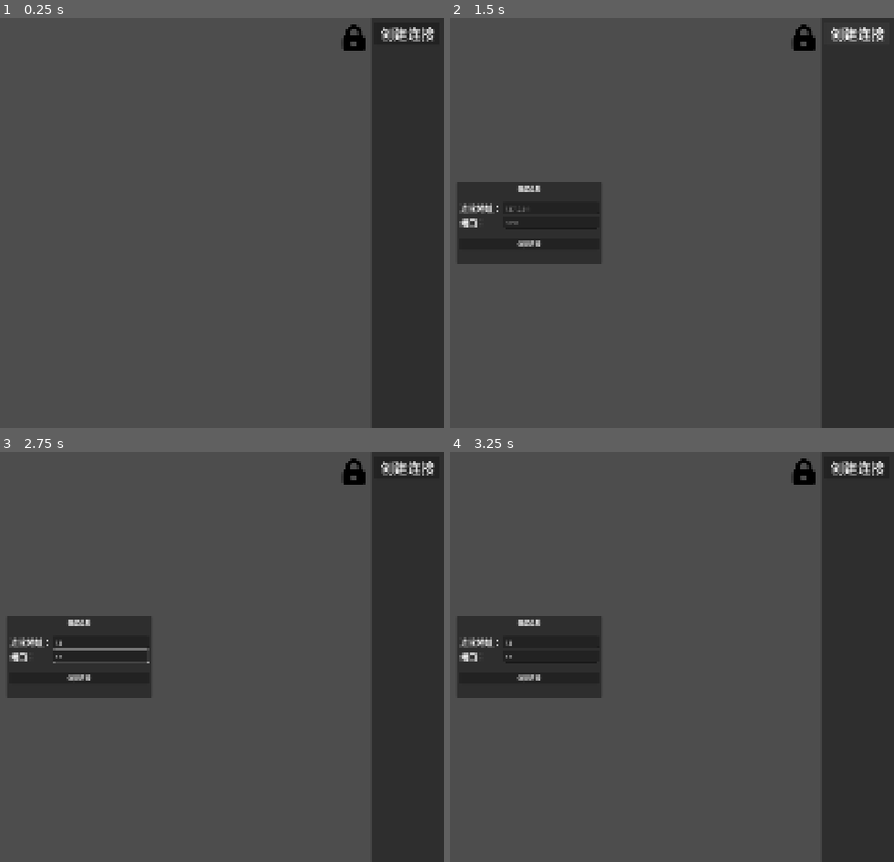
Above: before the commit, frames 1-4 (two rows, left to right).
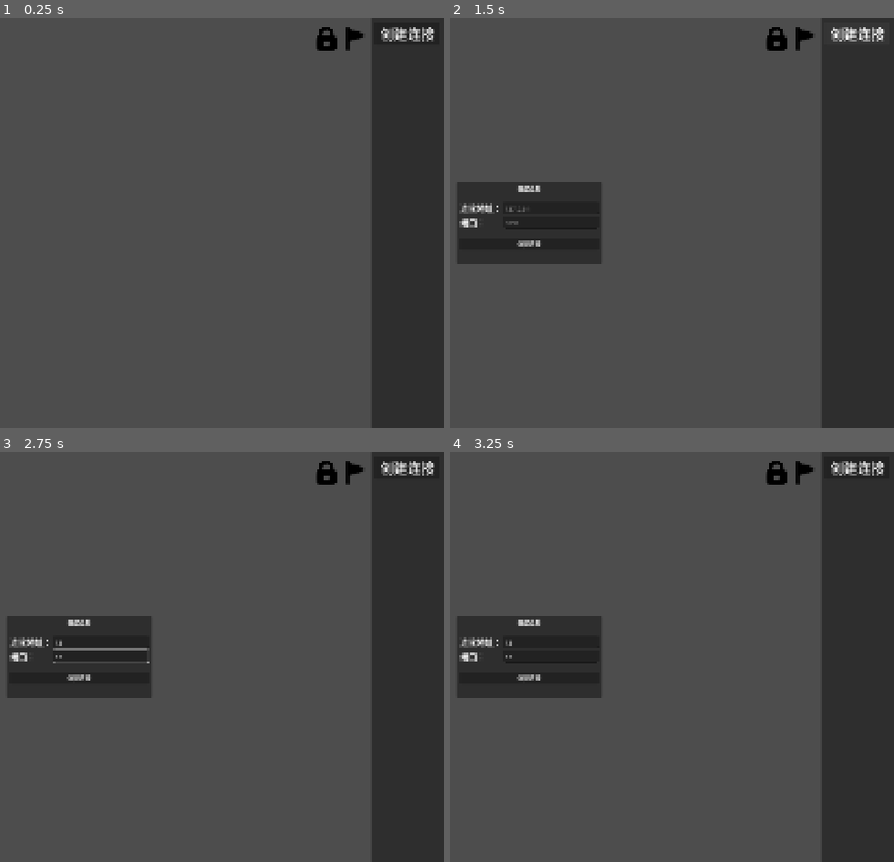
Above: after the commit, the same moments.

Repository: LYK-ce/Pictor
Game: Godot game, scene res://src/main/main.tscn
Same seed, same stepped clock (60 frames per second), same inputs: the game is played once before the commit and once after it.
Inputs (mouse positions are in pixels of both pictures, inside the frame that each line leads up to; where the layout moved, square brackets give the same spot in the first picture):
- Up to frame 1 (0.25 s): no input
- Up to frame 2 (1.5 s): click (805, 38) at 0.52 s; click "创建连接" at 1.25 s
- Up to frame 3 (2.75 s): click (102, 640) at 2.02 s; type "12" at 2.1 s; click (102, 657) at 2.25 s; type "12" at 2.33 s
- Up to frame 4 (3.25 s): click (778, 472) [805, 472] at 2.75 s

The runs differ from the first frame. In frame 1, 0.4% of the frame differs, in the area x 71-83%, y 1-8%; in frame 2, 0.4%; in frame 3, 0.4%; in frame 4, 0.4%.

Commit message:
update goto button

Diff:
--- /dev/null
+++ b/Assets/UI/flag.svg
@@ -0,0 +1 @@
+<svg xmlns="http://www.w3.org/2000/svg" width="24" height="24" fill="currentColor" viewBox="1.90 1.60 6.80 6.80"><path d="M3.3 1.6a.5.5 0 0 1 .5.5v.01a.39.39 0 0 0 .349.395c1.118.193 2.125.57 2.867.911.504.231.756.347.788.627a.6.6 0 0 1 0 .114c-.032.28-.284.396-.788.627-.673.309-1.564.648-2.56.852-.307.063-.46.094-.548.187l-.034.043c-.074.104-.074.251-.074.547v1.486a.5.5 0 0 1-1 0V2.1a.5.5 0 0 1 .5-.5"/></svg>
--- a/src/ui/button_list.gd
+++ b/src/ui/button_list.gd
@@ -3,3 +3,7 @@
 
 func _on_lock_camera_pressed() -> void:
 	EventBus.camera_follow_requested.emit()
+
+
+func _on_goto_pressed() -> void:
+	pass # Replace with function body.
--- a/src/ui/button_list.tscn
+++ b/src/ui/button_list.tscn
@@ -2,6 +2,7 @@
 
 [ext_resource type="Script" uid="uid://bju0oxf1t43dp" path="res://src/ui/button_list.gd" id="1_sibly"]
 [ext_resource type="Texture2D" uid="uid://b30p7fum56048" path="res://Assets/UI/lock.svg" id="2_t1f1t"]
+[ext_resource type="Texture2D" uid="uid://cbab1hrr4ilkj" path="res://Assets/UI/flag.svg" id="3_eawer"]
 
 [sub_resource type="StyleBoxEmpty" id="StyleBoxEmpty_1oou7"]
 
@@ -24,6 +25,7 @@
 
 [node name="HBoxContainer" type="HBoxContainer" parent="MarginContainer" unique_id=2020328250]
 layout_mode = 2
+theme_override_constants/separation = 12
 
 [node name="Control" type="Control" parent="MarginContainer/HBoxContainer" unique_id=935455940]
 layout_mode = 2
@@ -37,10 +39,6 @@
 layout_mode = 2
 size_flags_horizontal = 3
 
-[node name="Control4" type="Control" parent="MarginContainer/HBoxContainer" unique_id=2103216025]
-layout_mode = 2
-size_flags_horizontal = 3
-
 [node name="Lock_Camera" type="TextureButton" parent="MarginContainer/HBoxContainer" unique_id=1081828788]
 texture_filter = 1
 layout_mode = 2
@@ -48,4 +46,12 @@
 texture_normal = ExtResource("2_t1f1t")
 stretch_mode = 5
 
+[node name="Goto" type="TextureButton" parent="MarginContainer/HBoxContainer" unique_id=1741405652]
+layout_mode = 2
+size_flags_horizontal = 3
+texture_normal = ExtResource("3_eawer")
+texture_pressed = ExtResource("3_eawer")
+stretch_mode = 5
+
 [connection signal="pressed" from="MarginContainer/HBoxContainer/Lock_Camera" to="." method="_on_lock_camera_pressed"]
+[connection signal="pressed" from="MarginContainer/HBoxContainer/Goto" to="." method="_on_goto_pressed"]
Not shown, added: Assets/UI/flag.svg.import
